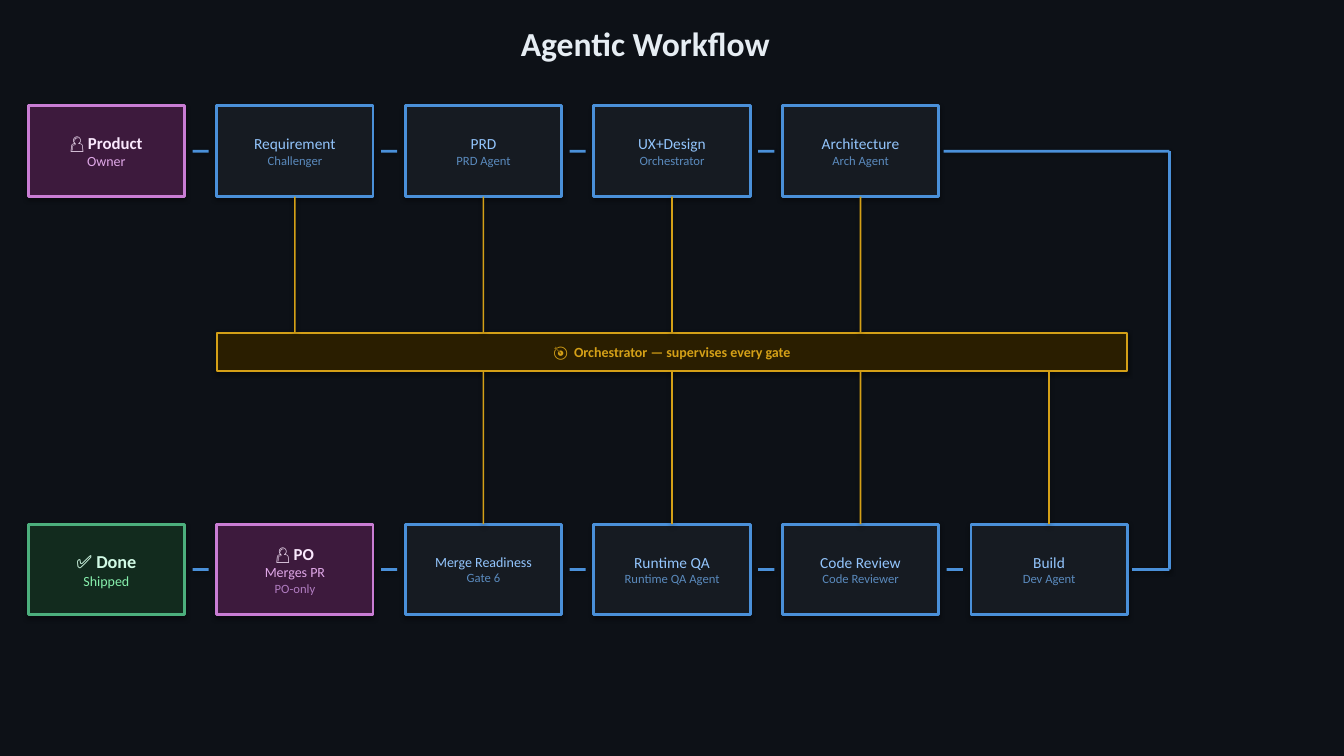
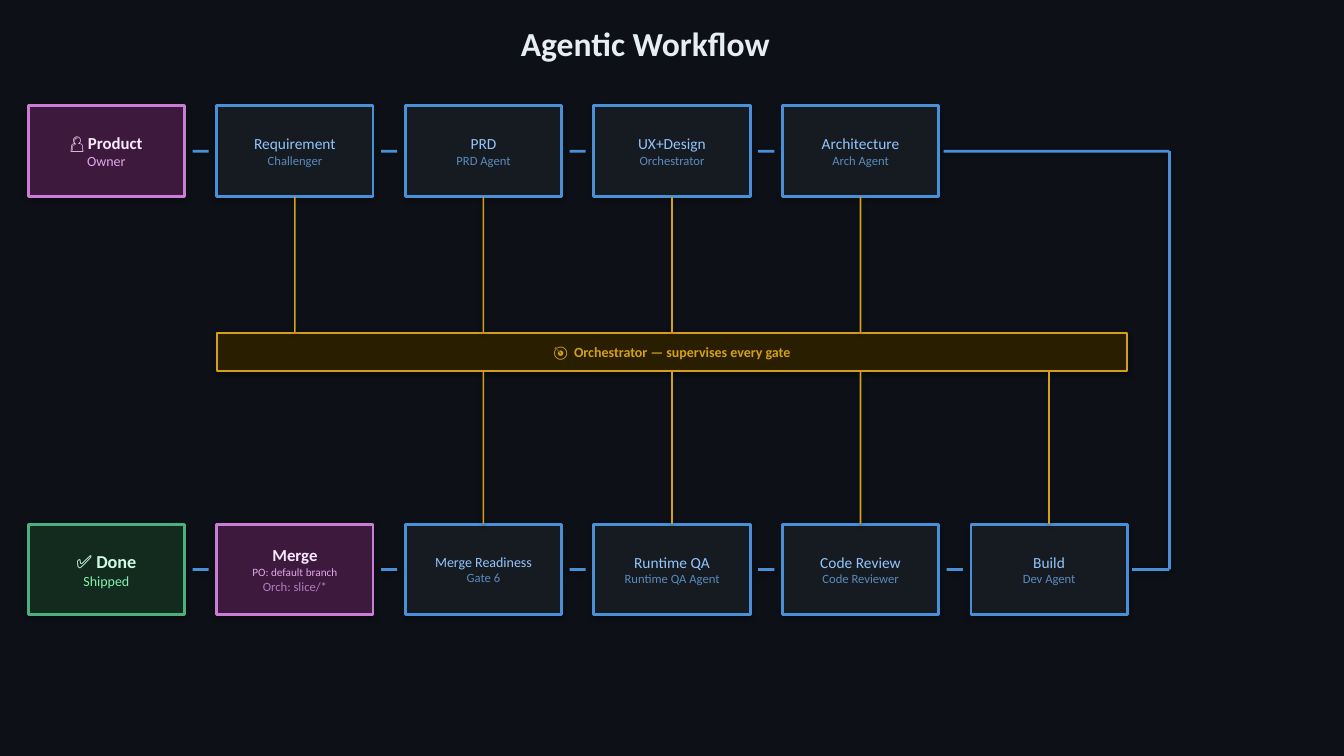
Before and after one commit to nishantnaagnihotri/tark-vitark, a slide deck: slide 2 of docs/agentic-workflow.pptx. Drawn at 1344x756 pixels with LibreOffice and Linux fonts; fonts in the diff are those of the drawing. Boxes give left, top, right and bottom in pixels: in the first picture for what was removed or moved away, otherwise in the second. Text is boxed around its words. In the diff, an @@ line names an element or a change of style, - is before the commit and + after.

Commit message:
docs: align merge policy wording

```diff
--- a/docs/agentic-workflow.pptx
+++ b/docs/agentic-workflow.pptx
@@ text in rectangle at [252, 550, 338, 591]: text changed; size 10 to 8 pt @@
-👤 PO
-Merges PR
-PO-only
+Merge
+PO: default branch
+Orch: slice/*
```
Also in this commit, not shown: 1 other slide changed, 4 other files.
